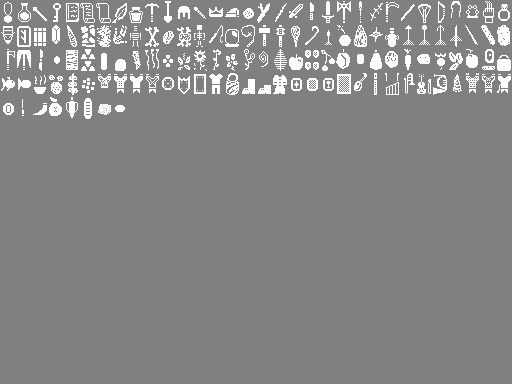
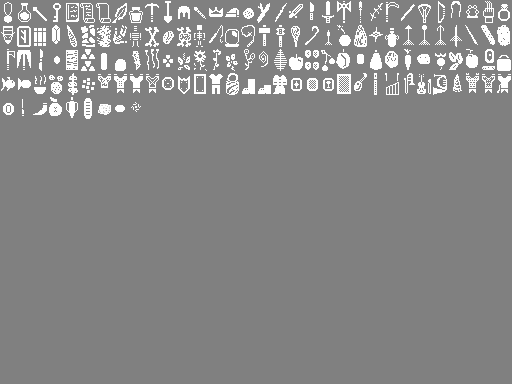
Layered file, before and after one edit (512 x 384). Changes by layer:
painted on "Background" over [left=131, top=102, right=141, bottom=112]
